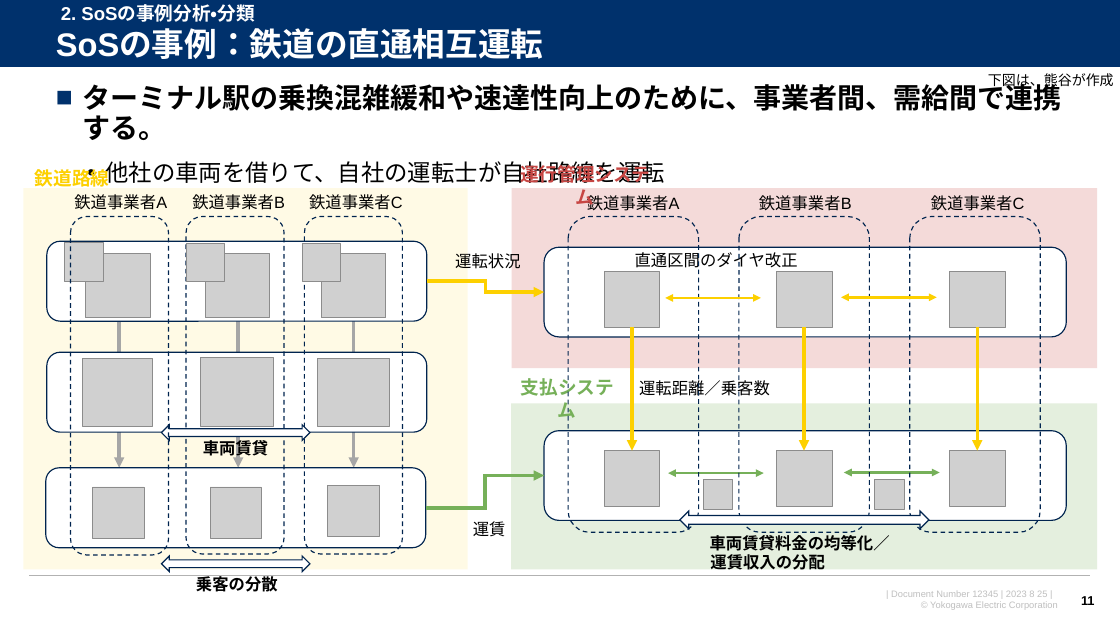
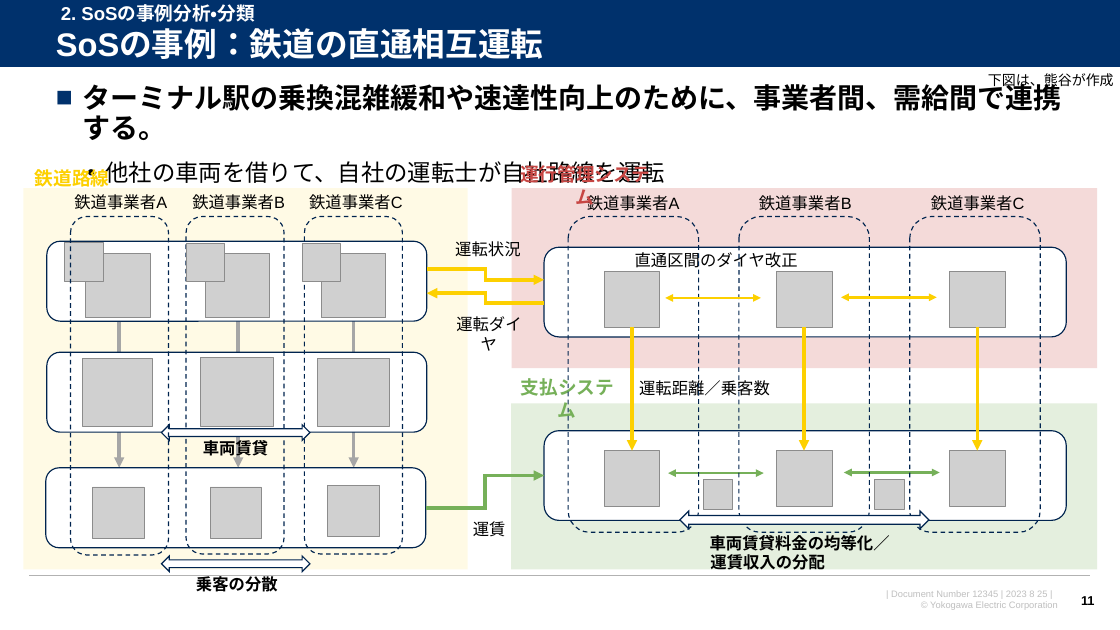
Before and after one commit to watarukumagai-git/opt, a slide deck: slide 11 of SoS/230825_SoS分科会第6回進め方のご相談_rev.0.pptx. Drawn at 1120x630 pixels with LibreOffice and Linux fonts; fonts in the diff are those of the drawing; grey boxes stand for pictures; background and template pictures are left out. Boxes give left, top, right and bottom in pixels: in the first picture for what was removed or moved away, otherwise in the second. Text is boxed around its words. In the diff, an @@ line names an element or a change of style, - is before the commit and + after.

```diff
--- a/SoS/230825_SoS分科会第6回進め方のご相談_rev.0.pptx
+++ b/SoS/230825_SoS分科会第6回進め方のご相談_rev.0.pptx
@@ text "運転状況" moved from (x1=455, y1=253, x2=520, y2=269) to (x1=455, y1=241, x2=520, y2=257) @@
@@ elbow arrow moved from (427, 281) - (544, 292) to (427, 269) - (544, 280) @@
@@ elbow arrow added from (544, 302) to (427, 293), #FDD000 3 pt @@
@@ text added at (x1=456, y1=316, x2=521, y2=351), 14 pt, text #000000 @@
+運転ダイヤ
```
Also in this commit, not shown: 1 other slide changed.
